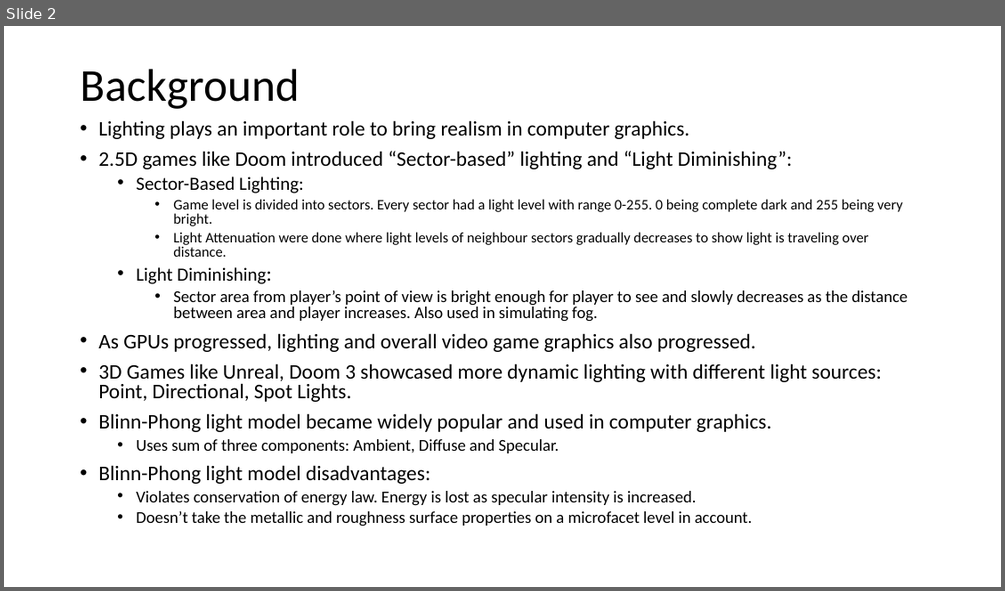
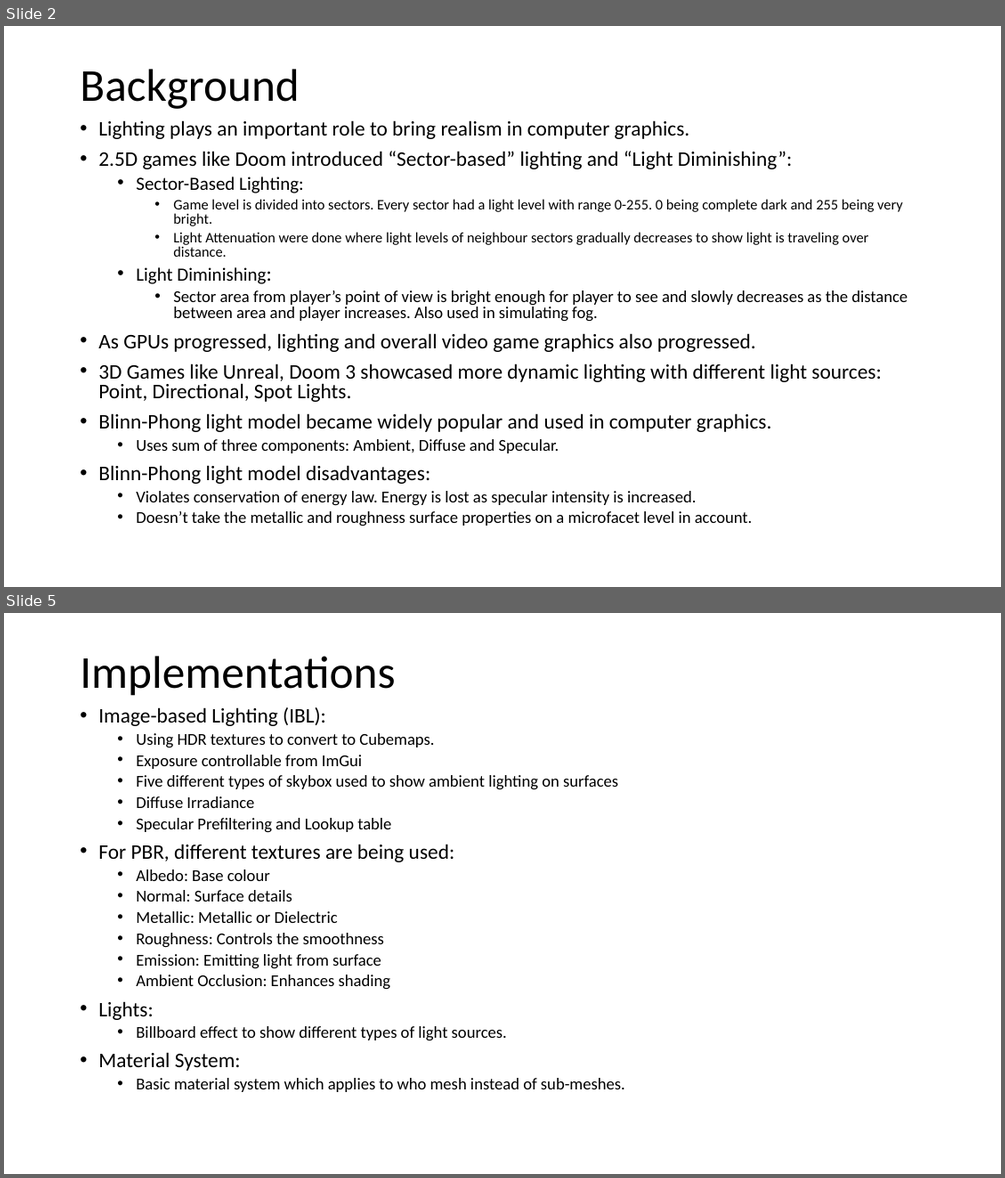
Before and after one commit to JaineshPathak/CSC8599, a slide deck: Docs/Advanced Graphics – Physically Based Rendering.pptx. Shown one above the other, each under a label of ours: slide 2 before the commit, slides 2 and 5 after it; the slides between them are not shown. The pictures are 1005x591 and 1005x1178 pixels, drawn with LibreOffice and Linux fonts; fonts in the diff are those of the drawing. Boxes give left, top, right and bottom in pixels: in the first picture for what was removed or moved away, otherwise in the second. Text is boxed around its words. In the diff, an @@ line names an element or a change of style, - is before the commit and + after.

```diff
--- a/Docs/Advanced Graphics – Physically Based Rendering.pptx
+++ b/Docs/Advanced Graphics – Physically Based Rendering.pptx
@@ slide 5 added at <box>4,613,1001,1174</box>, background #FFFFFF @@
@@ text added at <box>80,656,395,696</box>, 44 pt, text #000000 @@
+Implementations
@@ text added at <box>98,707,625,1092</box>, 16 pt, text #000000 @@
+• Image-based Lighting (IBL):
+  • Using HDR textures to convert to Cubemaps.
+  • Exposure controllable from ImGui
+  • Five different types of skybox used to show ambient lighting on surfaces
+  • Diffuse Irradiance
+  • Specular Prefiltering and Lookup table
+• For PBR, different textures are being used:
+  • Albedo: Base colour
+  • Normal: Surface details
+  • Metallic: Metallic or Dielectric
+  • Roughness: Controls the smoothness
+  • Emission: Emitting light from surface
+  • Ambient Occlusion: Enhances shading
+• Lights:
+  • Billboard effect to show different types of light sources.
+• Material System:
+  • Basic material system which applies to who mesh instead of sub-meshes.
```
Also in this commit, not shown: 2 slides changed, 2 other slides added, 10 other files.
